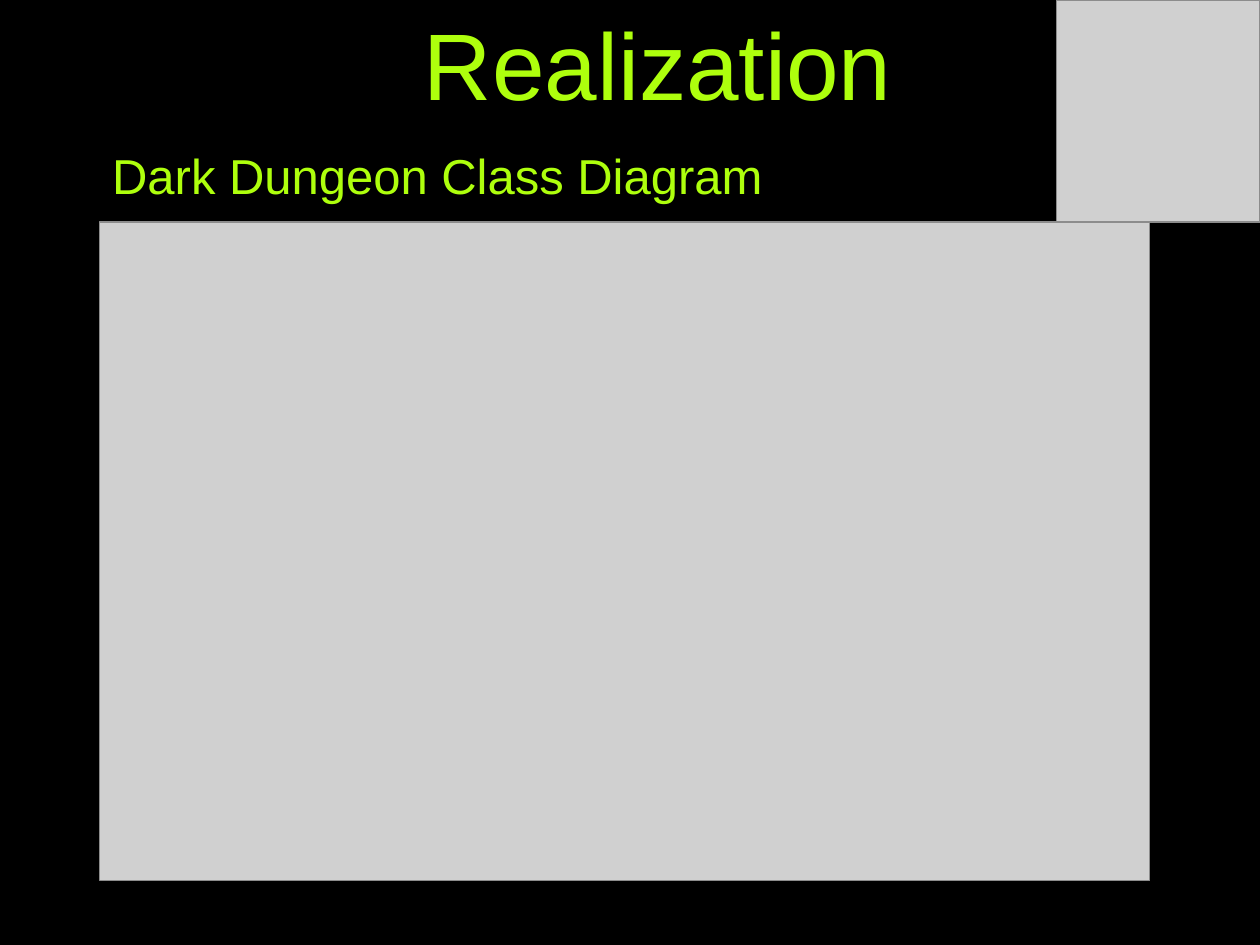
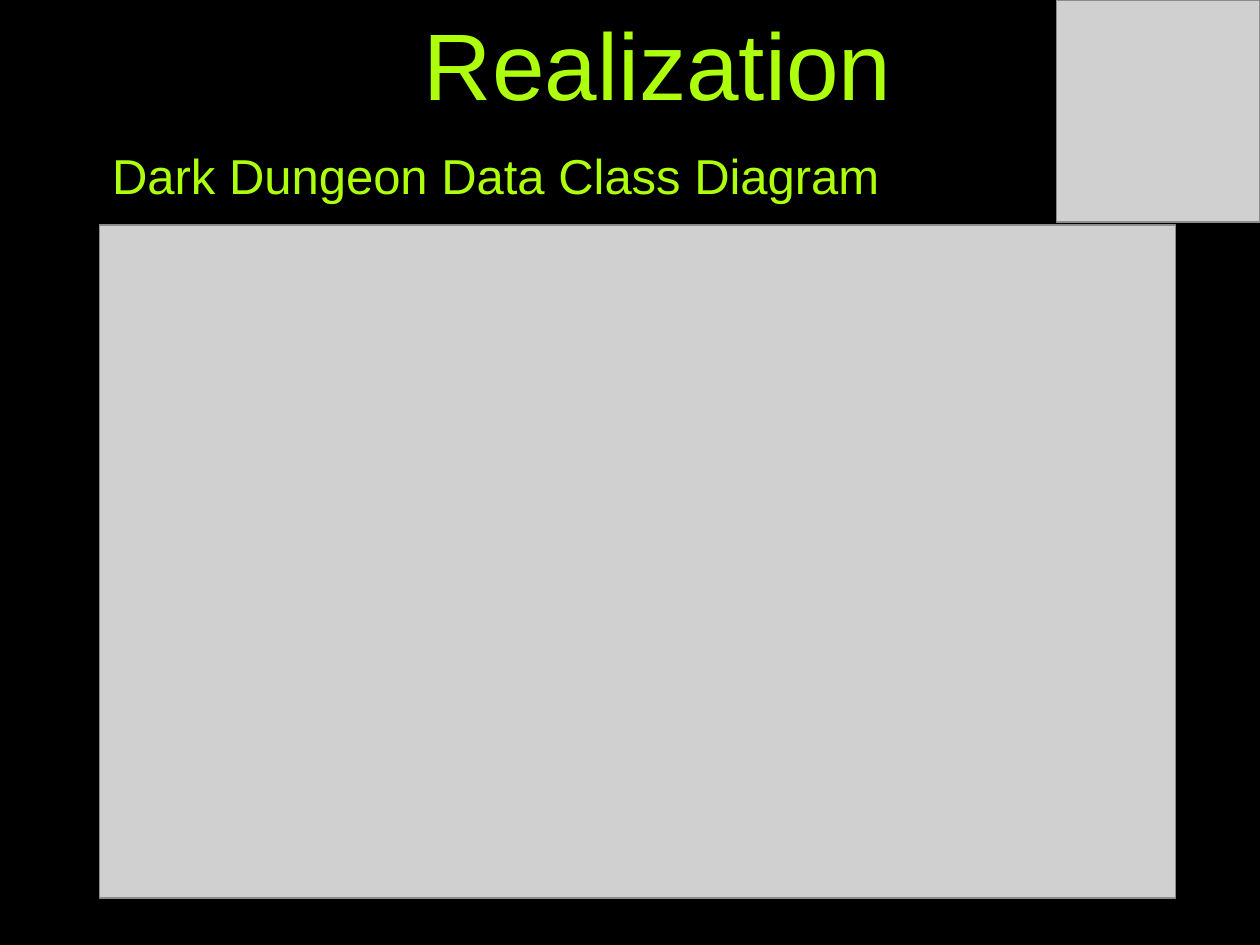
Before and after one commit to RazorDude/OOPTeamwork, a slide deck: slide 9 of DarkDungeon.WF/Presentation/TeamJohn Steinbeck.pptx. Drawn at 1260x945 pixels with LibreOffice and Linux fonts; fonts in the diff are those of the drawing; grey boxes stand for pictures; background and template pictures are left out. Boxes give left, top, right and bottom in pixels: in the first picture for what was removed or moved away, otherwise in the second. Text is boxed around its words. In the diff, an @@ line names an element or a change of style, - is before the commit and + after.

```diff
--- a/DarkDungeon.WF/Presentation/TeamJohn Steinbeck.pptx
+++ b/DarkDungeon.WF/Presentation/TeamJohn Steinbeck.pptx
@@ text at bbox=[112, 158, 879, 204]: text changed @@
-Dark Dungeon Class Diagram
+Dark Dungeon Data Class Diagram
@@ picture: place and size @@
-picture at bbox=[100, 222, 1149, 881]
+picture at bbox=[100, 226, 1176, 898]
```
Also in this commit, not shown: 1 other slide changed, 1 slide added, 2 other files.
